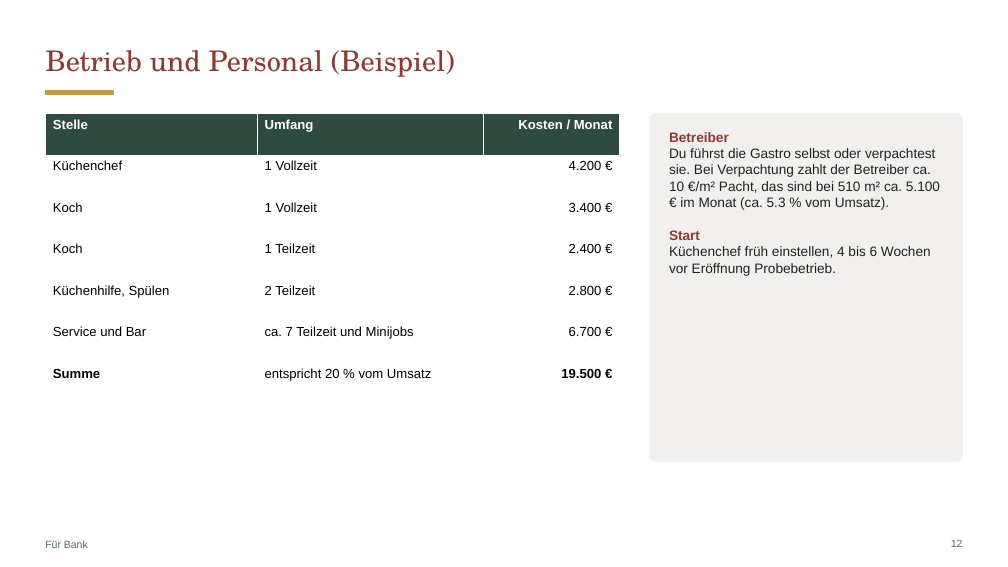
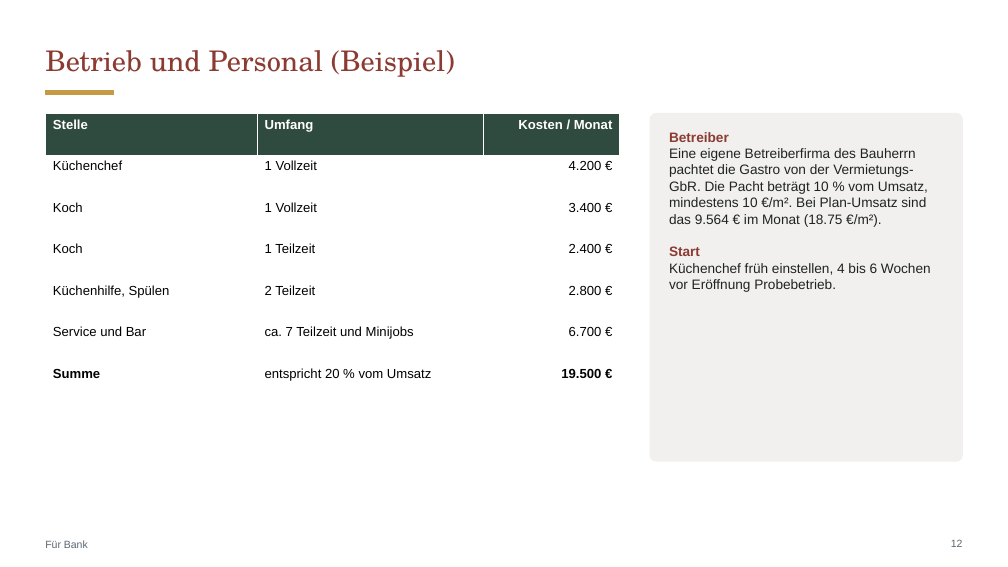
Before and after one commit to CartoonUsername/bau-projekt, a slide deck: slide 12 of praesentation/Neue-Mitte-Werlte_Baufeld3_Gastro-Konzept.pptx. Drawn at 1008x567 pixels with LibreOffice and Linux fonts; fonts in the diff are those of the drawing. Boxes give left, top, right and bottom in pixels: in the first picture for what was removed or moved away, otherwise in the second. Text is boxed around its words. In the diff, an @@ line names an element or a change of style, - is before the commit and + after.

```diff
--- a/praesentation/Neue-Mitte-Werlte_Baufeld3_Gastro-Konzept.pptx
+++ b/praesentation/Neue-Mitte-Werlte_Baufeld3_Gastro-Konzept.pptx
@@ text at [669, 148, 928, 227]: text changed @@
-Du führst die Gastro selbst oder verpachtest sie. Bei Verpachtung zahlt der Betreiber ca. 10 €/m² Pacht, das sind bei 510 m² ca. 5.100 € im Monat (ca. 5.3 % vom Umsatz).
+Eine eigene Betreiberfirma des Bauherrn pachtet die Gastro von der Vermietungs-GbR. Die Pacht beträgt 10 % vom Umsatz, mindestens 10 €/m². Bei Plan-Umsatz sind das 9.564 € im Monat (18.75 €/m²).
```
Also in this commit, not shown: 1 other slide changed, 24 other files.
